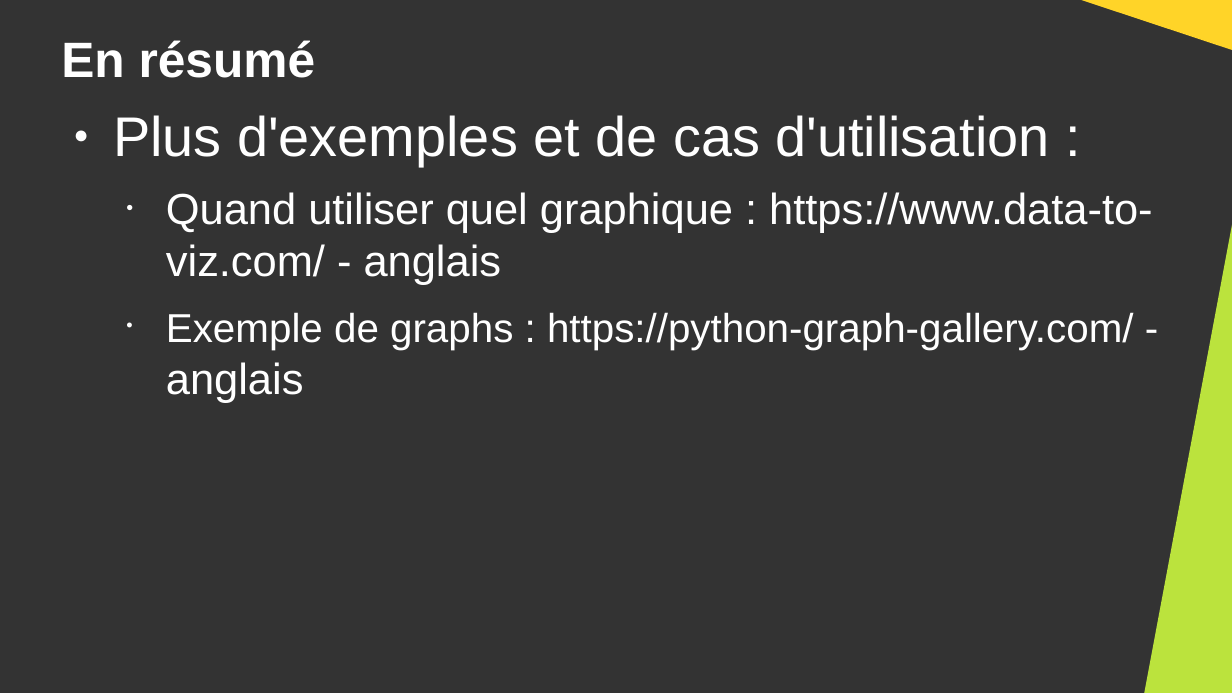
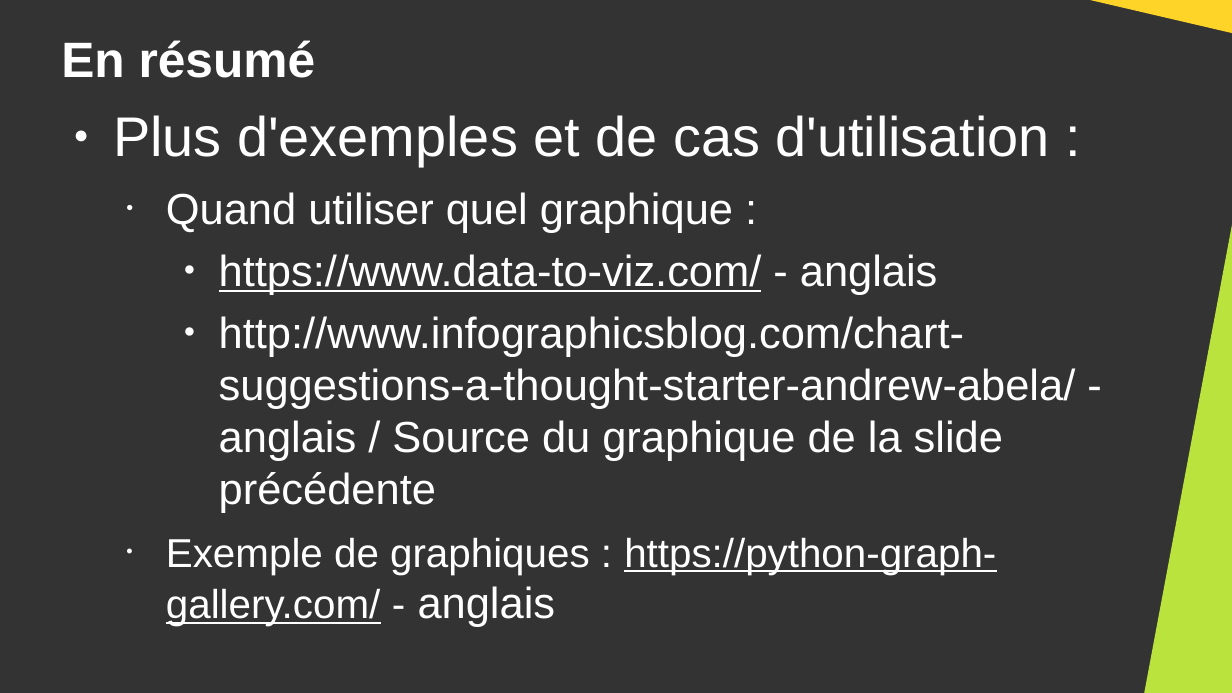
Before and after one commit to DanYellow/cours, a slide deck: slide 26 of big-data-s4/travaux-pratiques/numero-7/presentation.odp (slide 25 before the commit). Drawn at 1232x693 pixels with LibreOffice and Linux fonts; fonts in the diff are those of the drawing. Boxes give left, top, right and bottom in pixels: in the first picture for what was removed or moved away, otherwise in the second. Text is boxed around its words. In the diff, an @@ line names an element or a change of style, - is before the commit and + after.

Commit message:
Update data-journalisme-s4 courses

```diff
--- a/big-data-s4/travaux-pratiques/numero-7/presentation.odp
+++ b/big-data-s4/travaux-pratiques/numero-7/presentation.odp
@@ right triangle: place and size @@
-right triangle at <box>1063,0,1232,53</box>
+right triangle at <box>1062,0,1232,35</box>
@@ text at <box>166,192,1076,575</box>: text changed @@
-  • Quand utiliser quel graphique : https://www.data-to-viz.com/ - anglais
-  • Exemple de graphs : https://python-graph-gallery.com/ - anglais
+  • Quand utiliser quel graphique :
+    ● https://www.data-to-viz.com/ - anglais
+    ● http://www.infographicsblog.com/chart-suggestions-a-thought-starter-andrew-abela/ - anglais / Source du graphique de la slide précédente
+  • Exemple de graphiques : https://python-graph-gallery.com/ - anglais
```
Also in this commit, not shown: 6 other slides changed, 1 slide added, 8 other files.
